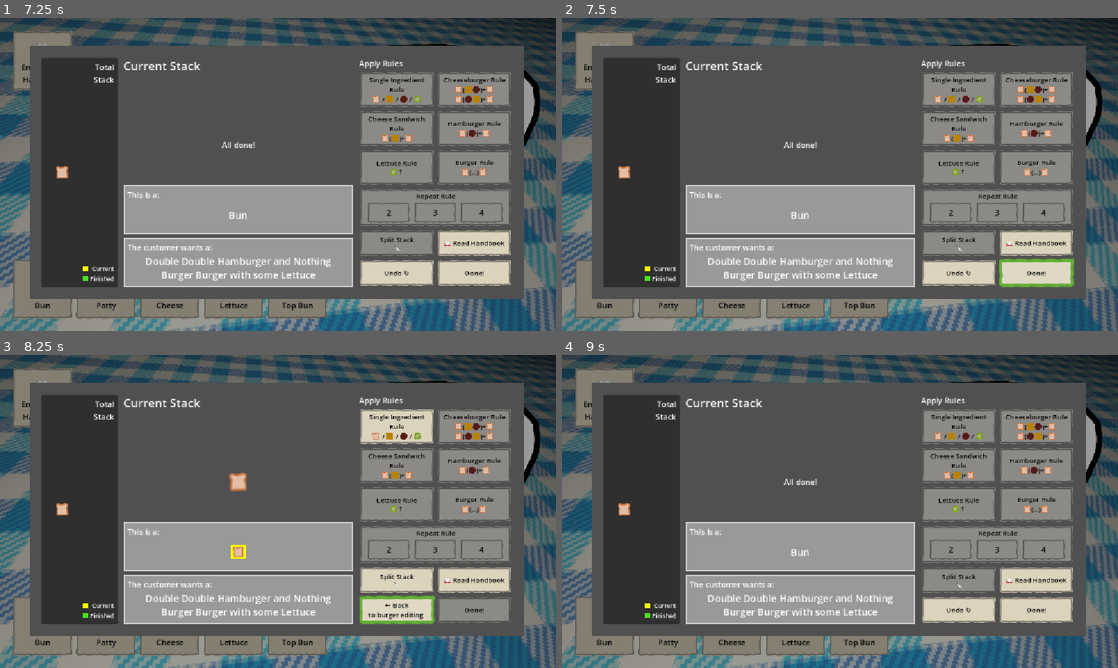
Above: before the commit, frames 1-4 (two rows, left to right).
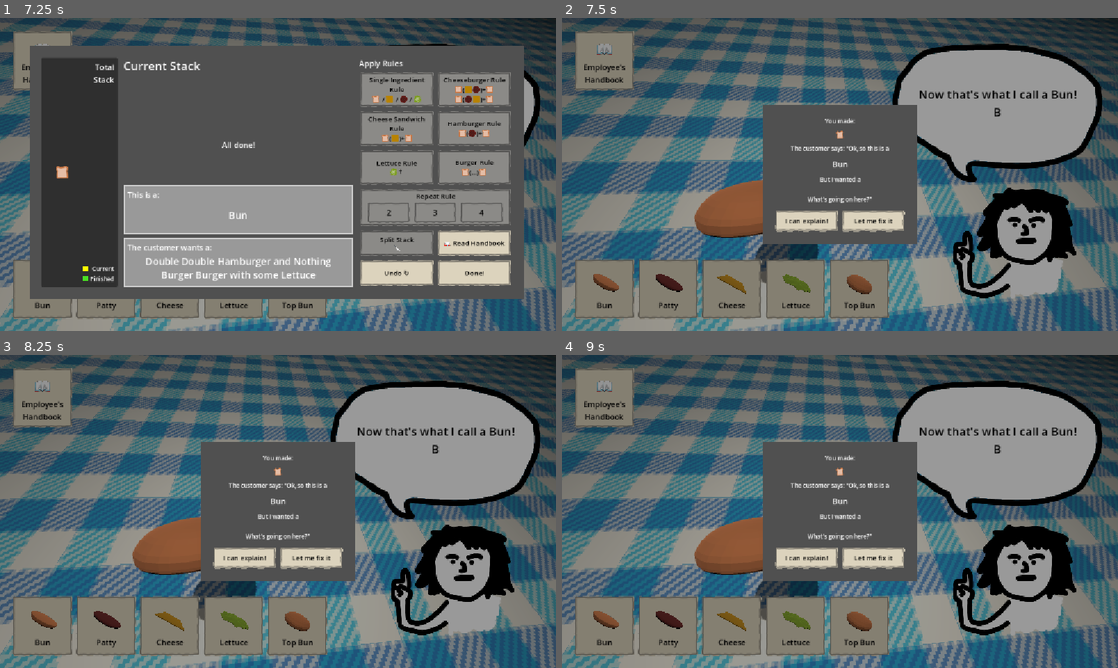
Above: after the commit, the same moments.

Repository: tobiaswahyudi/caesar-of-cheese
Game: Godot game, scene res://scenes/main.tscn
Two runs of this game, one before a commit and one after it. Both use one fixed random seed, a clock stepped at 60 frames per second and the inputs below.
Inputs (mouse positions are in pixels of both pictures, inside the frame that each line leads up to):
- Up to frame 1 (7.25 s): click (294, 290) at 0.5 s; click (44, 61) at 1.25 s; click (244, 187) at 2 s; click (44, 290) at 2.75 s; click (105, 290) at 3.5 s; click (172, 290) at 4.25 s; click (233, 290) at 5 s; click (244, 221) at 5.75 s; click (394, 89) at 6.5 s
- Up to frame 2 (7.5 s): click (1034, 271) at 7.25 s
- Up to frame 3 (8.25 s): click (394, 608) at 8.02 s
- Up to frame 4 (9 s): click (956, 426) at 8.77 s

Frame 1 is identical in both runs. In frame 2, 57% of the frame differs, in the area x 5-95%, y 8-90%; in frame 3, 57%; in frame 4, 57%.

Commit message:
Wiring between naming; preview; handbook

Diff:
--- a/scenes/burger_preview_scene.tscn
+++ b/scenes/burger_preview_scene.tscn
@@ -10,7 +10,7 @@
 [sub_resource type="StyleBoxFlat" id="StyleBoxFlat_v4vm8"]
 bg_color = Color(0.3137255, 0.3137255, 0.3137255, 1)
 
-[node name="BurgerPreviewScene" type="Control" unique_id=837 …(69 unchanged characters)… ntainer", "burger_mismatch_container", "next_customer_button", "explain_naming_b …(79 unchanged characters)…
+[node name="BurgerPreviewScene" type="Control" unique_id=837 …(69 unchanged characters)… ntainer", "burger_mismatch_container", "burger_mismatch_label", "next_customer_button", "explain_naming_b …(79 unchanged characters)…
 layout_mode = 3
 anchors_preset = 15
 anchor_right = 1.0
@@ -19,8 +19,11 @@
 grow_vertical = 2
 script = ExtResource("1_y5t83")
 close_buttons = [NodePath("PanelContainer/MarginContainer/VBoxContainer/GoodMatch/HBoxContainer2/Nope"), NodePath("PanelContainer/MarginContainer/VBoxContainer/BadMatch/HBoxContainer2/Nope")]
+default_mismatch_string = "The customer says: \"Hey, this looks like a"
+assigned_mismatch_string = "The customer says: \"Ok, so this is a"
 burger_match_container = NodePath("PanelContainer/MarginContainer/VBoxContainer/GoodMatch")
 burger_mismatch_container = NodePath("PanelContainer/MarginContainer/VBoxContainer/BadMatch")
+burger_mismatch_label = NodePath("PanelContainer/MarginContainer/VBoxContainer/BadMatch/MismatchLabel")
 next_customer_button = NodePath("PanelContainer/MarginContainer/VBoxContainer/GoodMatch/HBoxContainer2/Done")
 explain_naming_button = NodePath("PanelContainer/MarginContainer/VBoxContainer/BadMatch/HBoxContainer2/Explain")
 burger_img_displays = NodePath("PanelContainer/MarginContainer/VBoxContainer/CurrentStackImgDisplay")
@@ -187,7 +190,7 @@
 theme_override_constants/separation = 12
 alignment = 1
 
-[node name="Label3" type="RichTextLabel" parent="PanelContainer/MarginContainer/VBoxContainer/BadMatch" unique_id=2011216526]
+[node name="MismatchLabel" type="RichTextLabel" parent="PanelContainer/MarginContainer/VBoxContainer/BadMatch" unique_id=2011216526]
 clip_contents = false
 custom_minimum_size = Vector2(49, 0)
 layout_mode = 2
--- a/scenes/handbook.gd
+++ b/scenes/handbook.gd
@@ -60,6 +60,9 @@
 	current_right_page_index += 2
 	render()
 
+func open():
+	visible = true
+
 func _ready() -> void:
 	render()
 	prev_page_button.pressed.connect(prev_page)
@@ -67,9 +70,7 @@
 	close_button.pressed.connect(func():
 		visible = false
 	)
-	open_button.pressed.connect(func():
-		visible = true
-	)
+	open_button.pressed.connect(open)
 
 @export_tool_button("Prev page") var a = prev_page
 @export_tool_button("Next page") var b = next_page
--- a/scenes/main.tscn
+++ b/scenes/main.tscn
@@ -305,10 +305,12 @@
 naming_ui = NodePath("../NamingUi")
 confirm_ui = NodePath("../BurgerConfirmScene")
 
-[node name="NamingUi" parent="." unique_id=1326688869 node_paths=PackedStringArray("burger_manager") instance=ExtResource("13_trceg")]
+[node name="NamingUi" parent="." unique_id=1326688869 node_paths=PackedStringArray("burger_manager", "handbook", "preview_popup") instance=ExtResource("13_trceg")]
 visible = false
 layout_mode = 1
 burger_manager = NodePath("../SubViewportContainer/TextureViewport/BurgerView")
+handbook = NodePath("../HandbookScene")
+preview_popup = NodePath("../BurgerPreviewScene")
 
 [node name="HandbookScene" parent="." unique_id=1338868428 node_paths=PackedStringArray("open_button") instance=ExtResource("12_trceg")]
 visible = false
--- a/scenes/naming_ui.gd
+++ b/scenes/naming_ui.gd
@@ -3,6 +3,8 @@
 
 @export_group("Managers")
 @export var burger_manager: BurgerManager
+@export var handbook: Handbook
+@export var preview_popup: PreviewPopup
 
 @export_group("Buttons")
 @export var single_ingredient_button: Button
@@ -13,6 +15,7 @@
 @export var burger_button: Button
 @export var undo_or_back_button: Button
 @export var done_button: Button
+@export var handbook_button: Button
 @export var repeat_buttons: Array[Button]
 
 var is_splitting: bool = false
@@ -55,10 +58,10 @@
 @export var current_stack: String
 
 var total_bst: Parser.BST
-
 var bst_history: Array[Parser.BST] = []
-
-var done_naming: bool:
+var overall_stack_name: String = ""
+
+var is_done_naming: bool:
 	get():
 		return current_stack == ""
 
@@ -78,23 +81,23 @@
 	return total_string
 
 func eval_button_state() -> void:
-	single_ingredient_button.disabled = done_naming or is_splitting or not Parser.check_rule_single(current_stack)
-	cheeseburger_button.disabled = done_naming or is_splitting or not Parser.check_rule_cheeseburger(current_stack)
-	cheese_sandwich_button.disabled = done_naming or is_splitting or not Parser.check_rule_cheese_sandwich(current_stack)
-	hamburger_button.disabled = done_naming or is_splitting or not Parser.check_rule_hamburger(current_stack)
-	lettuce_button.disabled = done_naming or is_splitting or not Parser.check_rule_lettuce(current_stack)
-	burger_button.disabled = done_naming or is_splitting or not Parser.check_rule_burger(current_stack)
-
-	initiate_split_button.disabled = done_naming or is_splitting
+	single_ingredient_button.disabled = is_done_naming or is_splitting or not Parser.check_rule_single(current_stack)
+	cheeseburger_button.disabled = is_done_naming or is_splitting or not Parser.check_rule_cheeseburger(current_stack)
+	cheese_sandwich_button.disabled = is_done_naming or is_splitting or not Parser.check_rule_cheese_sandwich(current_stack)
+	hamburger_button.disabled = is_done_naming or is_splitting or not Parser.check_rule_hamburger(current_stack)
+	lettuce_button.disabled = is_done_naming or is_splitting or not Parser.check_rule_lettuce(current_stack)
+	burger_button.disabled = is_done_naming or is_splitting or not Parser.check_rule_burger(current_stack)
+
+	initiate_split_button.disabled = is_done_naming or is_splitting
 	# undo_button.disabled = len(bst_history) == 0
 
 	undo_or_back_label.text = back_label if len(bst_history) == 0 else undo_label
 
-	done_button.disabled = not done_naming
+	done_button.disabled = not is_done_naming
 	for idx in range(len(repeat_buttons)):
 		var button = repeat_buttons[idx]
 		var repeat_count = idx + 2
-		button.disabled = done_naming or not Parser.check_rule_repeat(current_stack, repeat_count)
+		button.disabled = is_done_naming or not Parser.check_rule_repeat(current_stack, repeat_count)
 
 	split_controls_container.visible = is_splitting
 	# split_left_button.disabled = never
@@ -117,13 +120,14 @@
 		current_stack_label.text = done_editing_label
 
 	var count: Array[int] = [0]
-	stack_name_label.text = total_bst.get_name(func(stack):
+	overall_stack_name = total_bst.get_name(func(stack):
 		count[0] += 1
 		var stack_bbstring = make_stack_bbstring(stack, 24, false)
 		if count[0] == 1:
 			return highlight_bbstring(stack_bbstring)
 		return stack_bbstring
 	)
+	stack_name_label.text = overall_stack_name
 
 func eval_state() -> void:
 	eval_button_state()
@@ -166,6 +170,7 @@
 	if len(bst_history) == 0:
 		visible = false
 		burger_manager.stacker.pop_top()
+		return
 	var back_hist = bst_history.pop_back()
 	total_bst = back_hist
 	eval_current_from_bst()
@@ -189,6 +194,13 @@
 	cheeseburger_button.pressed.connect(make_button_click_action(Parser.do_resolve_base_burger))
 	cheese_sandwich_button.pressed.connect(make_button_click_action(Parser.do_resolve_base_burger))
 	hamburger_button.pressed.connect(make_button_click_action(Parser.do_resolve_base_burger))
+	handbook_button.pressed.connect(func():
+		handbook.open()
+	)
+	done_button.pressed.connect(func():
+		visible = false
+		preview_popup.open(overall_stack_name)
+	)
 
 	# lettuce_button.pressed.connect()
 	burger_button.pressed.connect(make_button_click_action(Parser.do_one_step_burger))
--- a/scenes/naming_ui.tscn
+++ b/scenes/naming_ui.tscn
@@ -30,7 +30,7 @@
 axis_stretch_horizontal = 2
 axis_stretch_vertical = 2
 
-[node name="NamingUi" type="Control" unique_id=1326688869 no …(158 unchanged characters)…  "undo_or_back_button", "done_button", "repeat_buttons", "initiate_split_button" …(206 unchanged characters)…
+[node name="NamingUi" type="Control" unique_id=1326688869 no …(158 unchanged characters)…  "undo_or_back_button", "done_button", "handbook_button", "repeat_buttons", "initiate_split_button" …(206 unchanged characters)…
 layout_mode = 3
 anchors_preset = 15
 anchor_right = 1.0
@@ -46,6 +46,7 @@
 burger_button = NodePath("PanelContainer/MarginContainer/HBoxContainer/Buttons/ButtonsGrid/B")
 undo_or_back_button = NodePath("PanelContainer/MarginContainer/HBoxContainer/Buttons/ButtonsGrid2/UndoBackButton")
 done_button = NodePath("PanelContainer/MarginContainer/HBoxContainer/Buttons/ButtonsGrid2/Done")
+handbook_button = NodePath("PanelContainer/MarginContainer/HBoxContainer/Buttons/ButtonsGrid2/OpenRulebook")
 repeat_buttons = [NodePath("PanelContainer/MarginContainer/HBoxContainer/Buttons/PanelContainer/MarginContainer/HBoxCon …(285 unchanged characters)…
 initiate_split_button = NodePath("PanelContainer/MarginContainer/HBoxContainer/Buttons/ButtonsGrid2/Split")
 split_controls_container = NodePath("PanelContainer/MarginContainer/HBoxContainer/CurrentStack/HBoxContainer2/SplitControlsContainer")
--- a/ui/burger_preview_popup.gd
+++ b/ui/burger_preview_popup.gd
@@ -10,8 +10,13 @@
 @export var confirm_ui: ConfirmPopup
 @export var close_buttons: Array[Button]
 
+@export_multiline() var default_mismatch_string: String
+@export_multiline() var assigned_mismatch_string: String
+
 @export var burger_match_container: Container
 @export var burger_mismatch_container: Container
+
+@export var burger_mismatch_label: RichTextLabel
 
 @export var next_customer_button: BaseButton
 @export var explain_naming_button: BaseButton
@@ -23,10 +28,10 @@
 @export_group("Runtime")
 @export var target_name: String
 
-func open():
+func open(assigned_name: String = ""):
 	visible = true
 	var bstack = burger_manager.stacker.stack_string
-	var stack_name: String = Parser.greedy_parse(bstack).get_name()
+	var stack_name: String = assigned_name if len(assigned_name) > 0 else Parser.greedy_parse(bstack).get_name()
 	var stack_imgs = naming_ui.make_stack_bbstring(burger_manager.stacker.stack_string, 16)
 
 	print("Target name ", target_name, " vs auto name ", stack_name)
@@ -40,6 +45,7 @@
 		burger_match_container.visible = true
 		burger_mismatch_container.visible = false
 	else:
+		burger_mismatch_label.text = assigned_mismatch_string if len(assigned_name) > 0 else default_mismatch_string
 		burger_match_container.visible = false
 		burger_mismatch_container.visible = true
 
